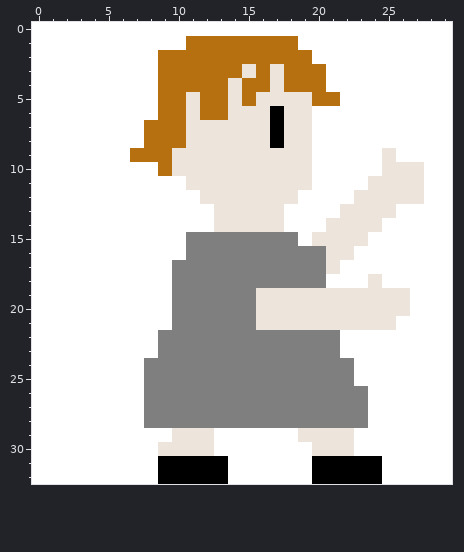
Two states of a pixel-art sprite, res/Claire/Throw.png. That is the earlier state.
The file is 30x33 pixels. Pixels under 10% opacity are left out. Colours within 5 levels of each other are drawn and written as one.
And afterwards:
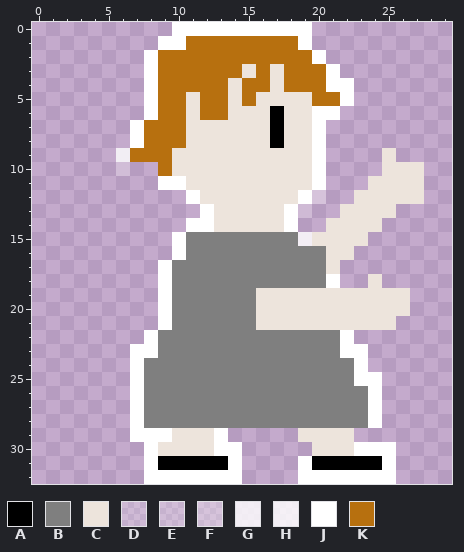
Palette (. is transparent): A #000000  B #7f7f7f  C #ede4dc  D #ffffff2f  E #ffffff38  F #ffffff4c  G #ffffffcd  H #ffffffd3  J #ffffff  K #b7700f
Change:
Colour D replaces colour J in row 13 at x 19.
Colour E replaces colour J in row 10 at x 6.
Colour F replaces colour J in row 12 at x 20.
Colour G replaces colour J in row 15 at x 19.
Colour H replaces colour J in row 9 at x 6.
Colour J replaces colour A in row 32 at x 9 to 13 and 20 to 24.
Colour J is gone in row 0 at x 0 to 9 and 20 to 29; in row 1 at x 0 to 8 and 20 to 29; in row 2 at x 0 to 7 and 21 to 29; in row 3 at x 0 to 7 and 22 to 29; in rows 4 to 5 at x 0 to 7 and 23 to 29; in row 6 at x 0 to 7 and 22 to 29.
Colour J is gone in rows 7 to 8 at x 0 to 6 and 21 to 29; in row 9 at x 0 to 5, 21 to 24 and 26 to 29; in row 10 at x 0 to 5, 7 to 8, 21 to 24 and 28 to 29; in row 11 at x 0 to 8, 21 to 23 and 28 to 29; in row 12 at x 0 to 10, 21 to 22 and 28 to 29; in row 13 at x 0 to 11, 20 to 21 and 26 to 29.
Colour J is gone in row 14 at x 0 to 10, 19 to 20 and 25 to 29; in row 15 at x 0 to 9 and 24 to 29; in row 16 at x 0 to 9 and 23 to 29; in row 17 at x 0 to 8 and 22 to 29; in row 18 at x 0 to 8, 22 to 23 and 25 to 29; in rows 19 to 20 at x 0 to 8 and 27 to 29.
Colour J is gone in row 21 at x 0 to 8 and 26 to 29; in row 22 at x 0 to 7 and 23 to 29; in rows 23 to 24 at x 0 to 6 and 24 to 29; in rows 25 to 28 at x 0 to 6 and 25 to 29; in row 29 at x 0 to 6, 14 to 18 and 23 to 29; in row 30 at x 0 to 7, 15 to 19 and 26 to 29.
Colour J is gone in rows 31 to 32 at x 0 to 7, 15 to 18 and 26 to 29.
Where, in picture pixels (left, top, right, bottom), the same in both pictures:
changed: (32, 22, 452, 484)
